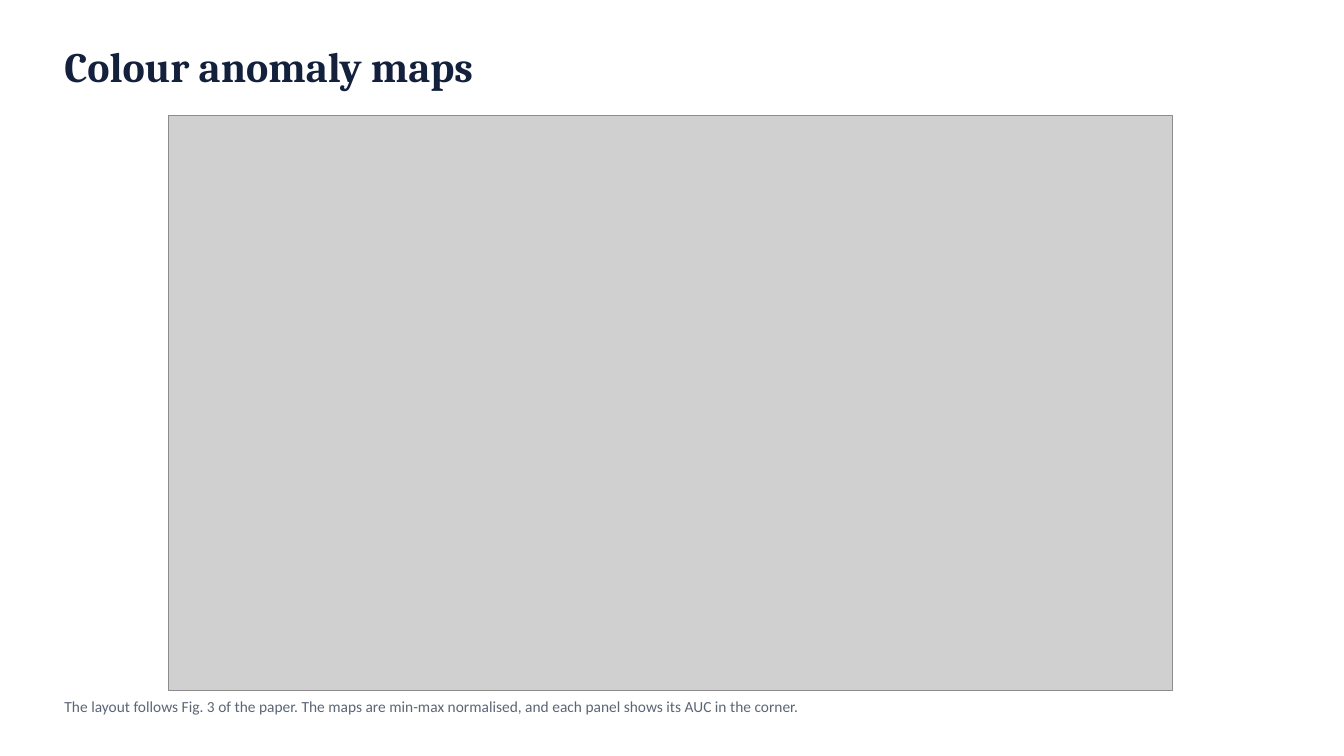
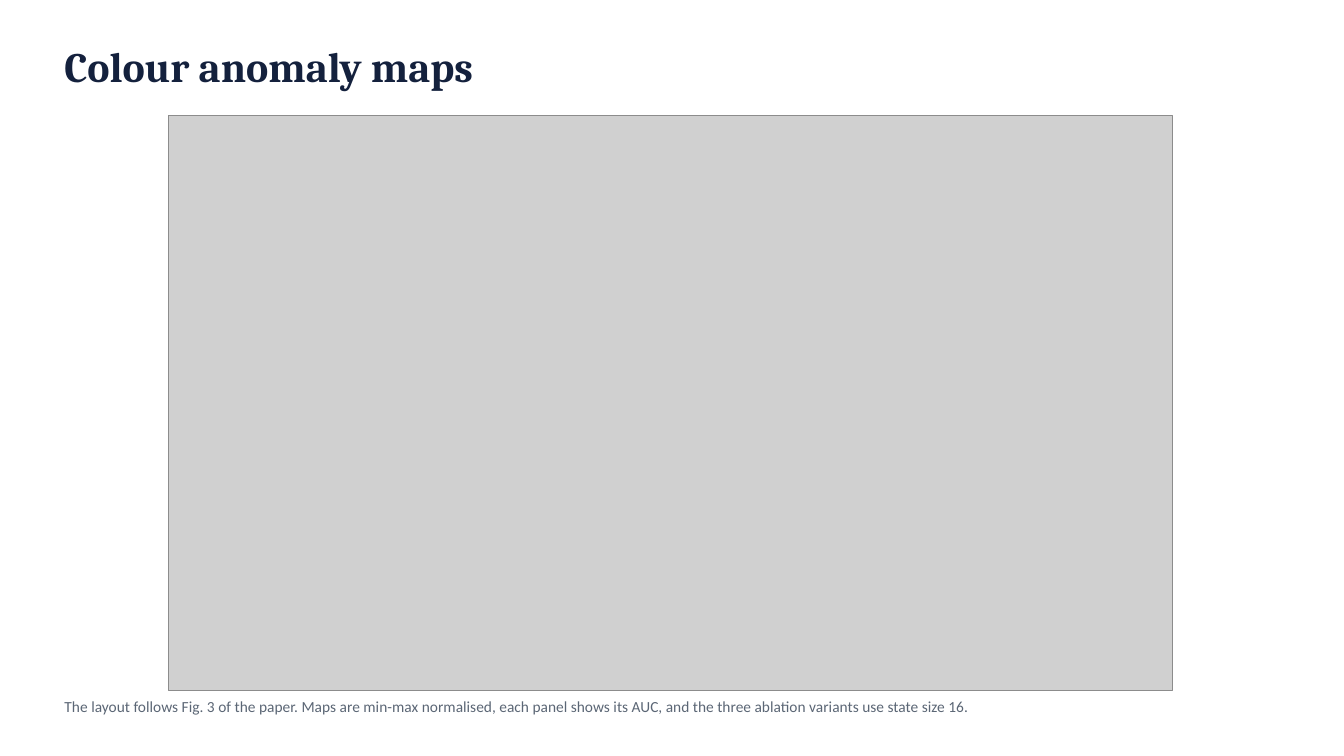
Before and after one commit to SaarthakG-Dtu/Hyperspectral_Anomaly_Detection, a slide deck: slide 11 of presentation/DMS2F-HAD_presentation.pptx. Drawn at 1344x756 pixels with LibreOffice and Linux fonts; fonts in the diff are those of the drawing; grey boxes stand for pictures. Boxes give left, top, right and bottom in pixels: in the first picture for what was removed or moved away, otherwise in the second. Text is boxed around its words. In the diff, an @@ line names an element or a change of style, - is before the commit and + after.

```diff
--- a/presentation/DMS2F-HAD_presentation.pptx
+++ b/presentation/DMS2F-HAD_presentation.pptx
@@ text at (x1=64, y1=701, x2=968, y2=715): text changed @@
-The layout follows Fig. 3 of the paper. The maps are min-max normalised, and each panel shows its AUC in the corner.
+The layout follows Fig. 3 of the paper. Maps are min-max normalised, each panel shows its AUC, and the three ablation variants use state size 16.
```
Also in this commit, not shown: 9 other slides changed, 36 other files.
